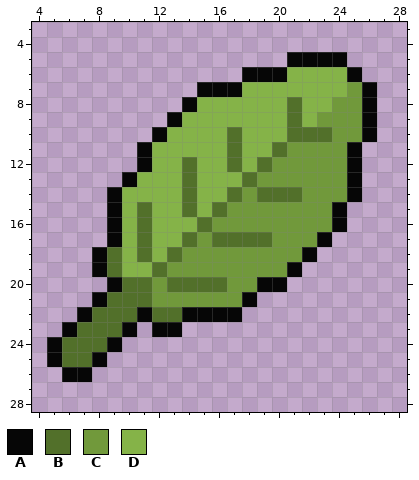
Pixel-art sprite -- public/inventory/treeLeaf.png. Above is the file before it was changed.
Shown: x 4..28, y 3..28.
Palette (. is transparent): A #060606  B #52702a  C #71993b  D #85b348
Pixels before, first column x 5:
 5 ................AAAA..
 6 .............AAADDDDA.
 7 ..........AAADDDDDDDCA
 8 .........ADDDDDDBDDCCA
 9 ........ADDDDDDDBDCCCA
10 .......ADDDDBDDDBBBCCA
11 ......ADDDDDBDDBCCCCA.
12 ......ADDBDDBDBCCCCCA.
13 .....ADDDBDDDBCCCCCCA.
14 ....ADDDDBDDBCBBBCCCA.
15 ....ADBDDBDBCCCCCCCA..
16 ....ADBDDDBCCCCCCCCA..
17 ....ADBDDBCBBBBCCCA...
18 ...ABDBDBCCCCCCCCA....
19 ...ABDDBCCCCCCCCA.....
20 ....ABBCBBBBCCAA......
21 ...ABBBCCCCCCA........
22 ..ABBBABBAAAA.........
23 .ABBBA.AA.............
24 ABBBA.................
25 ABBA..................
26 .AA...................
After:
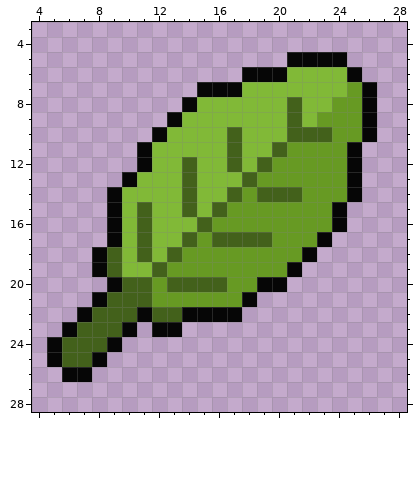
Difference:
file 128x128 -> 320x320 pixels (blocks of 4x4 -> 10x10; one block is one cell here)
colour B: #52702a -> #43611b
colour C: #71993b -> #679a23
colour D: #85b348 -> #81b937
Where, in picture pixels (left, top, right, bottom), the same in both pictures:
changed: (62, 67, 362, 367)
